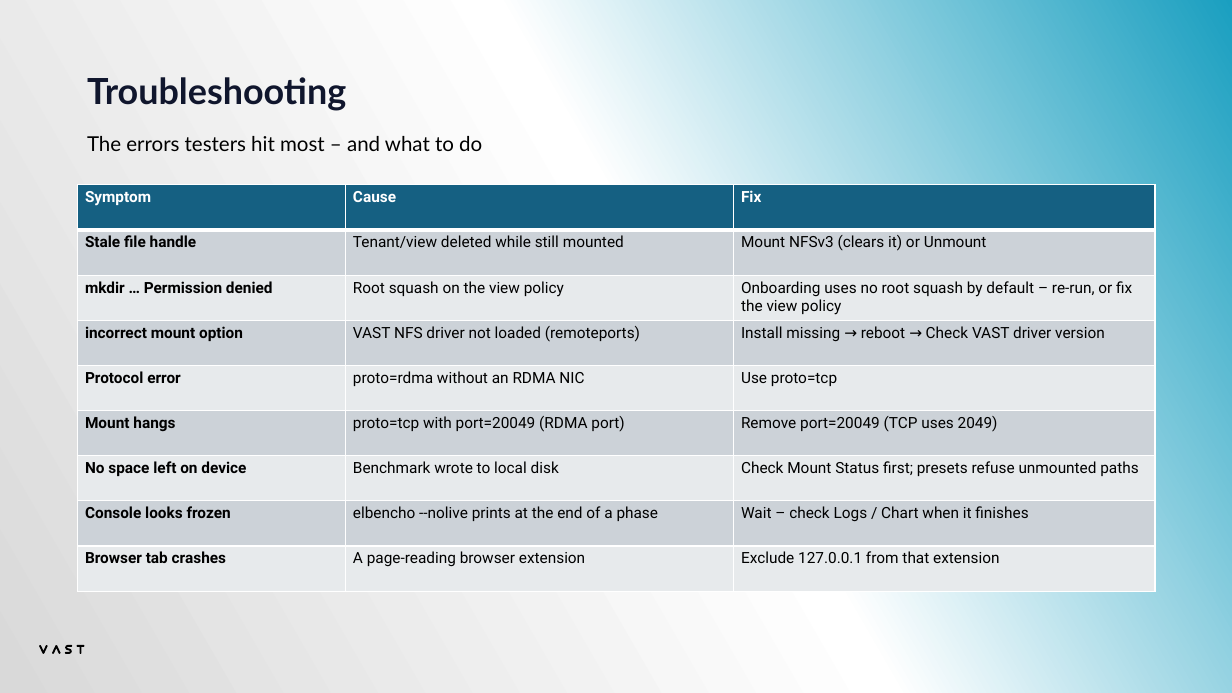
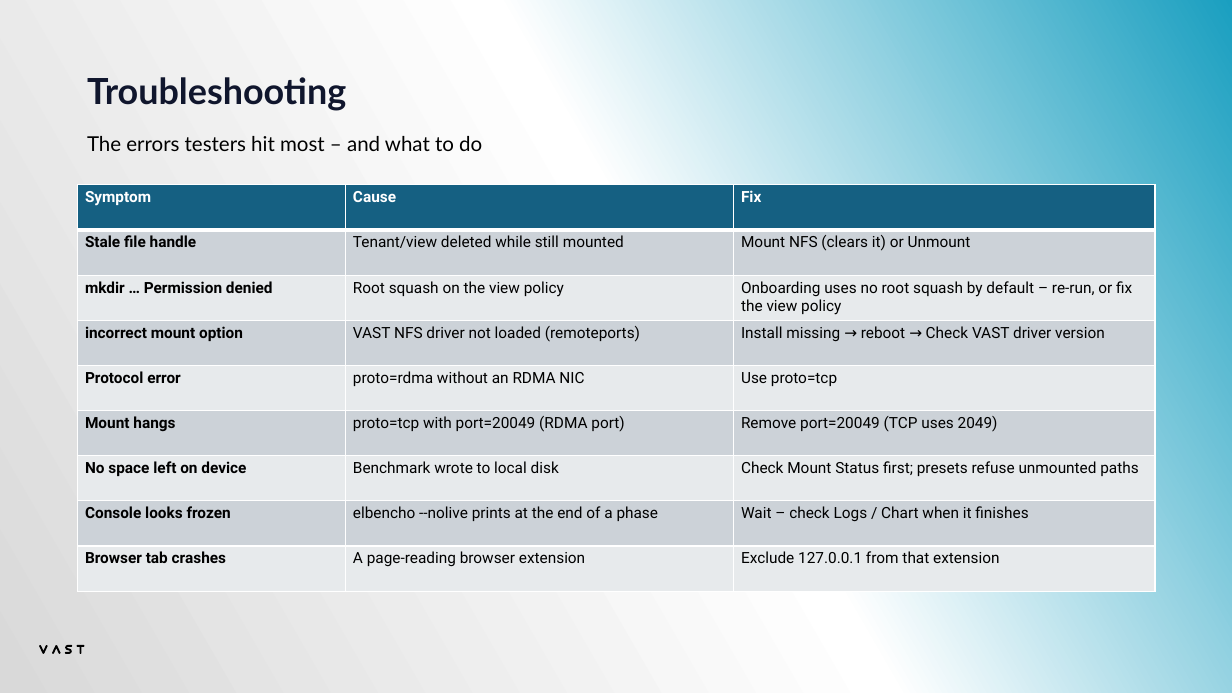
Before and after one commit to alexaung-staryskai/vast-test-automation, a slide deck: slide 25 of VAST Test Bench - Tester Manual.pptx (slide 24 before the commit). Drawn at 1232x693 pixels with LibreOffice and Linux fonts; fonts in the diff are those of the drawing. Boxes give left, top, right and bottom in pixels: in the first picture for what was removed or moved away, otherwise in the second. Text is boxed around its words. In the diff, an @@ line names an element or a change of style, - is before the commit and + after.

```diff
--- a/VAST Test Bench - Tester Manual.pptx
+++ b/VAST Test Bench - Tester Manual.pptx
@@ table at box(78, 185, 1155, 592) @@
-row 2, column 3: Mount NFSv3 (clears it) or Unmount
+row 2, column 3: Mount NFS (clears it) or Unmount
```
Also in this commit, not shown: 5 other slides changed, 1 slide added, 10 other files.
